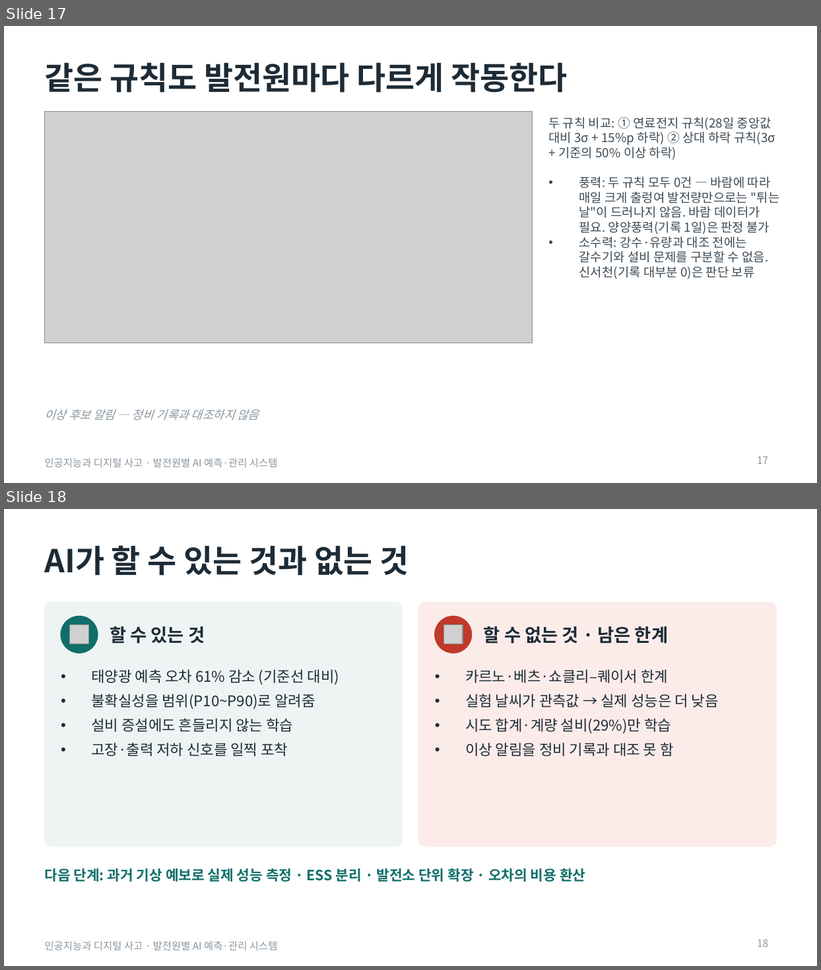
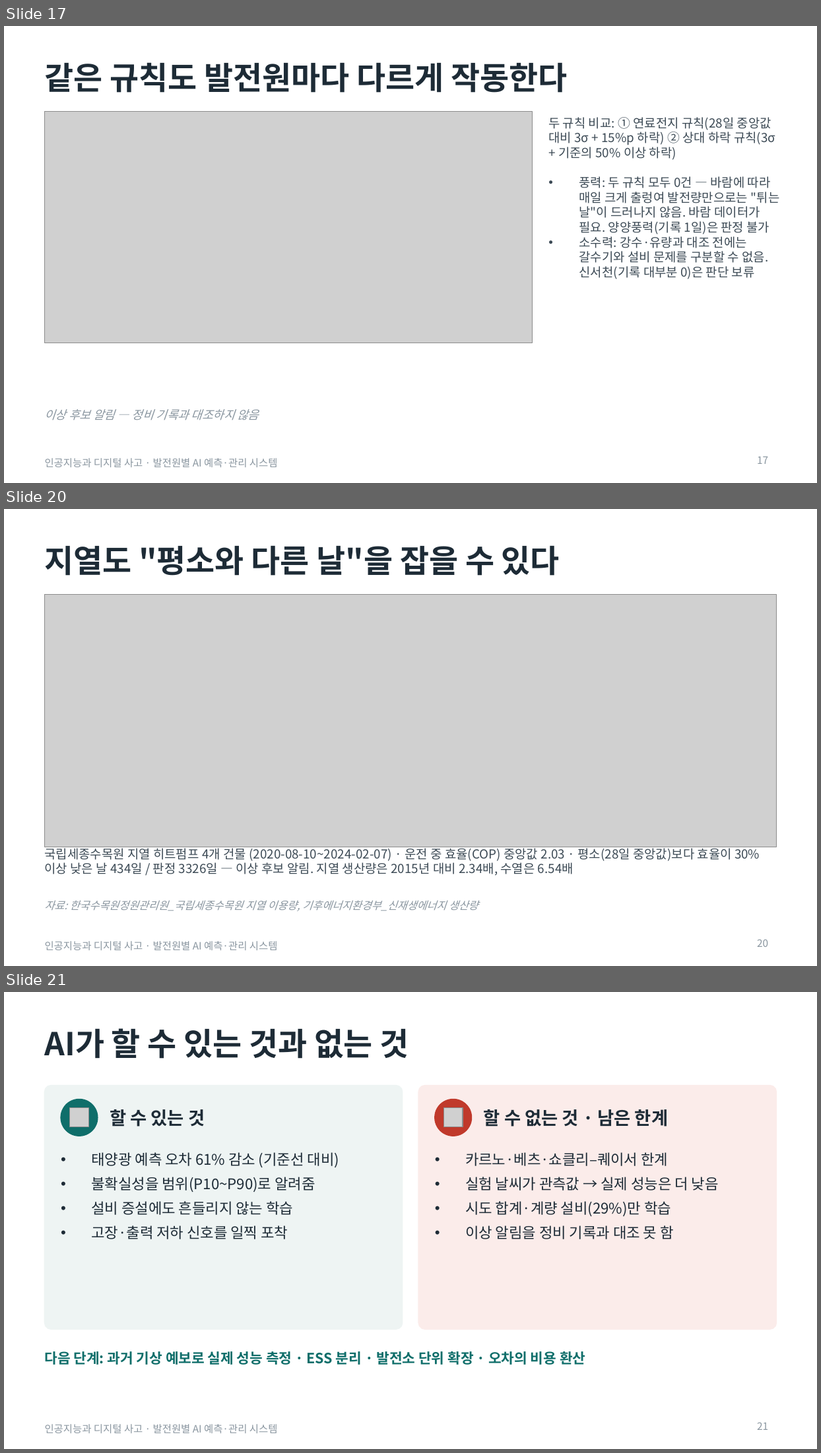
Before and after one commit to junseok7-cpu/hello, a slide deck: energy/report/발표자료.pptx. Shown one above the other, each under a label of ours: slides 17 and 18 before the commit, slides 17, 20 and 21 after it; the slides between them are not shown. The pictures are 821x970 and 821x1453 pixels, drawn with LibreOffice and Linux fonts; fonts in the diff are those of the drawing; grey boxes stand for pictures. Boxes give left, top, right and bottom in pixels: in the first picture for what was removed or moved away, otherwise in the second. Text is boxed around its words. In the diff, an @@ line names an element or a change of style, - is before the commit and + after.

```diff
--- a/energy/report/발표자료.pptx
+++ b/energy/report/발표자료.pptx
@@ slide 20 added at box(4, 509, 817, 966), background #FFFFFF; not listed: 1 template element that a slide beside it also shows @@
@@ title added at box(45, 545, 560, 576), 28 pt, text #1D2B36, bold @@
+지열도 "평소와 다른 날"을 잡을 수 있다
@@ picture added at box(45, 594, 776, 848) @@
@@ text added at box(45, 846, 760, 876), 11 pt, text #3C4A55 @@
+국립세종수목원 지열 히트펌프 4개 건물 (2020-08-10~2024-02-07) · 운전 중 효율(COP) 중앙값 2.03 · 평소(28일 중앙값)보다 효율이 30% 이상 낮은 날 434일 / 판정 3326일 — 이상 후보 알림. 지열 생산량은 2015년 대비 2.34배, 수열은 6.54배
@@ text added at box(45, 900, 479, 912), 9.5 pt, text #8A96A0, italic @@
+자료: 한국수목원정원관리원_국립세종수목원 지열 이용량, 기후에너지환경부_신재생에너지 생산량
@@ page number added at box(757, 939, 768, 947), 9 pt, text #8A96A0 @@
+20
@@ what was slide 18 is now slide 21 @@
@@ page number at box(757, 1422, 768, 1430): text changed @@
-18
+21
```
Also in this commit, not shown: 2 other slides added, 12 other files.
